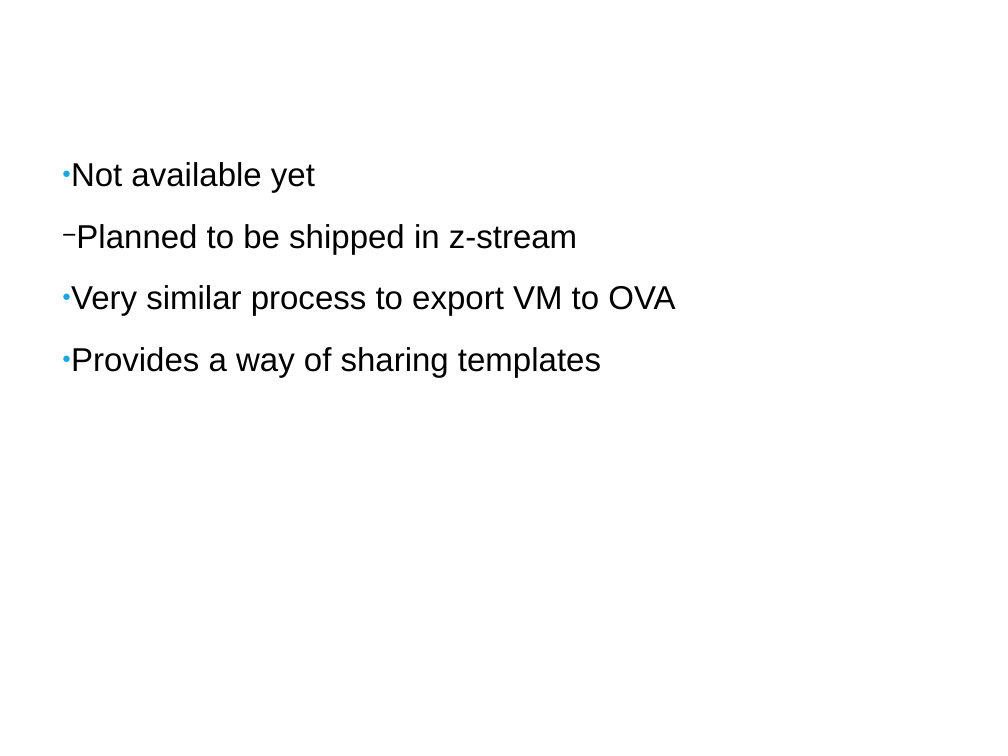
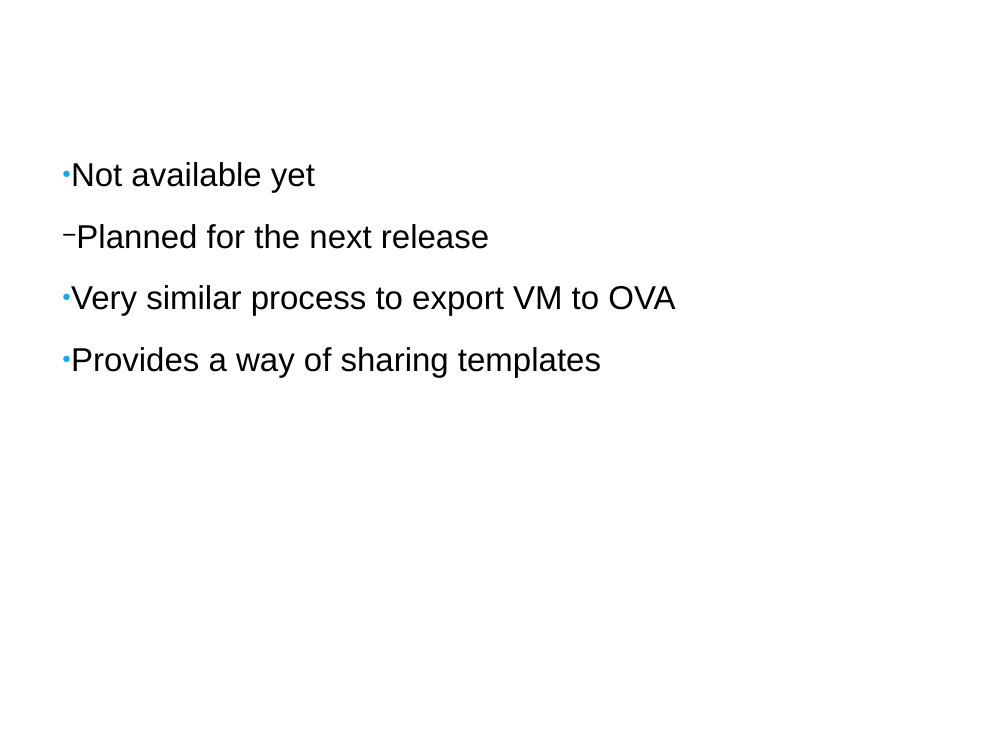
Before and after one commit to ahadas/ahadas.github.io, a slide deck: slide 9 of slides/ova.odp. Drawn at 1008x756 pixels with LibreOffice and Linux fonts; fonts in the diff are those of the drawing; background and template pictures are left out. Boxes give left, top, right and bottom in pixels: in the first picture for what was removed or moved away, otherwise in the second. Text is boxed around its words. In the diff, an @@ line names an element or a change of style, - is before the commit and + after.

```diff
--- a/slides/ova.odp
+++ b/slides/ova.odp
@@ text at (76, 224, 489, 249): text changed @@
-  − Planned to be shipped in z-stream
+  − Planned for the next release
```
Also in this commit, not shown: 1 other slide changed, 1 other file.
